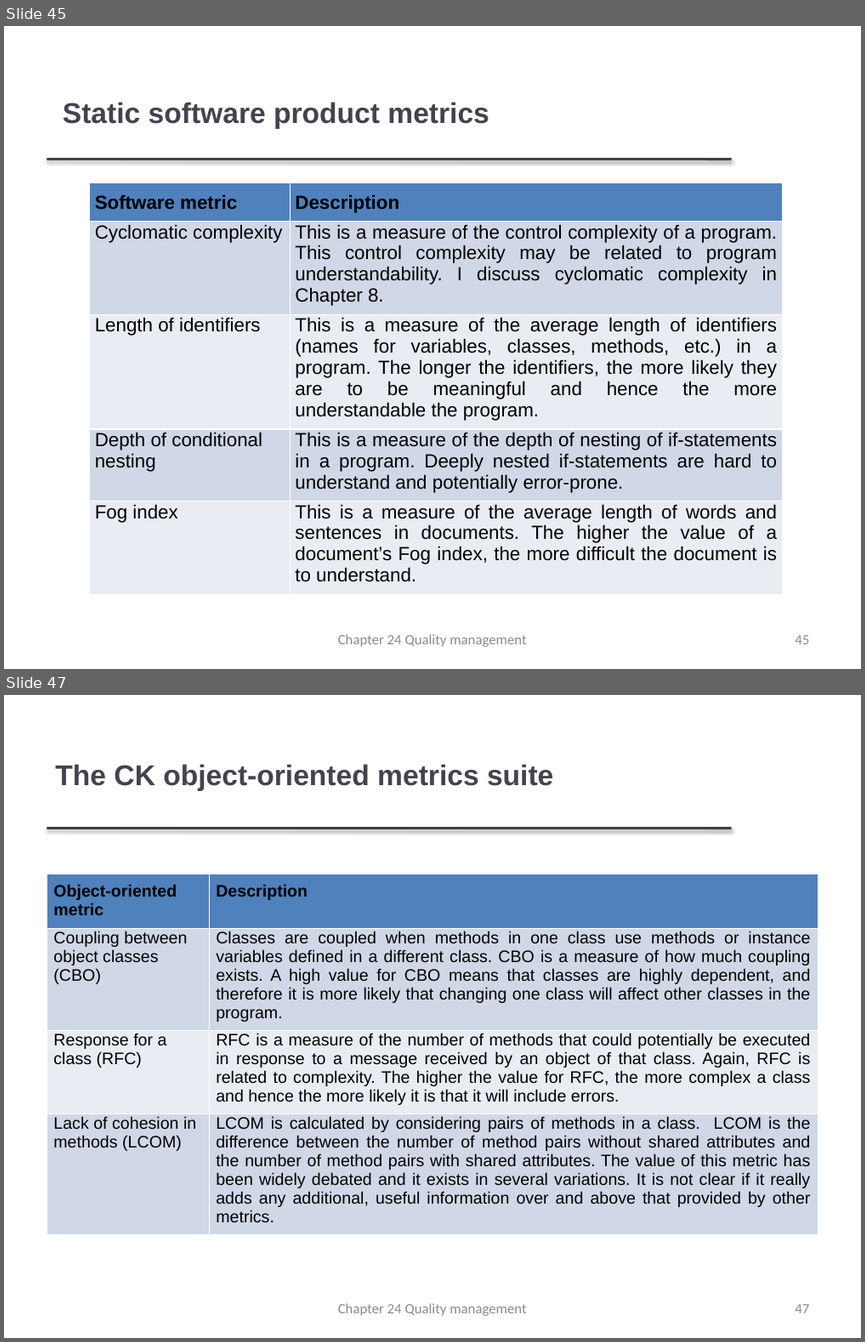
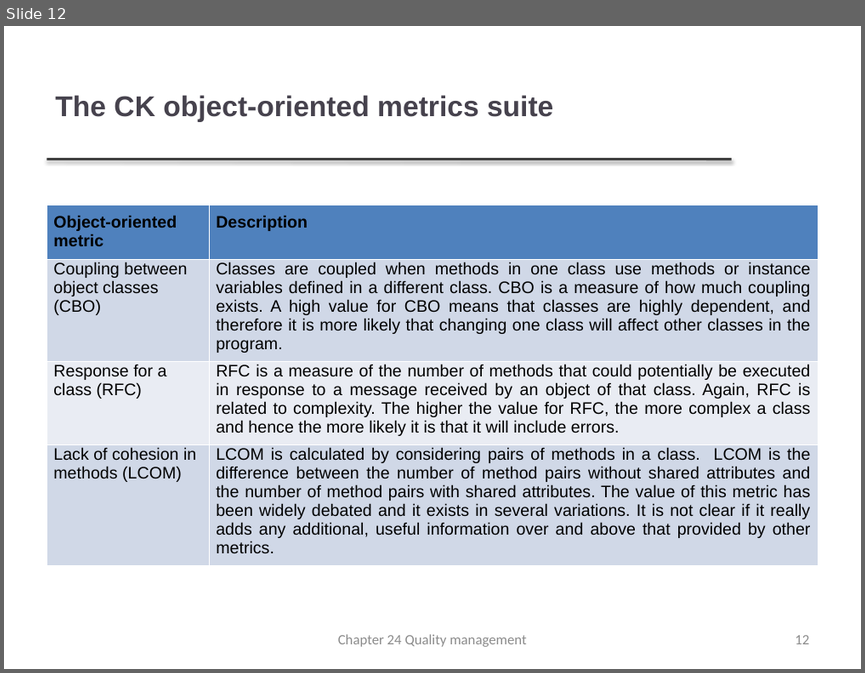
Before and after one commit to 132u/smart, a slide deck: TestingFiles/FilesForStandaloneDifferentFormatsFolder/pptxFile.pptx. Shown one above the other, each under a label of ours: slides 45 and 47 before the commit, slide 12 after it; the slides between them are not shown. The pictures are 865x1342 and 865x673 pixels, drawn with LibreOffice and Linux fonts; fonts in the diff are those of the drawing; background and template pictures are left out. Boxes give left, top, right and bottom in pixels: in the first picture for what was removed or moved away, otherwise in the second. Text is boxed around its words. In the diff, an @@ line names an element or a change of style, - is before the commit and + after.

```diff
--- a/TestingFiles/FilesForStandaloneDifferentFormatsFolder/pptxFile.pptx
+++ b/TestingFiles/FilesForStandaloneDifferentFormatsFolder/pptxFile.pptx
@@ slide 45 removed at <box>4,26,861,669</box>, background #FFFFFF; not listed: 1 template element that a slide beside it also shows @@
@@ title removed at <box>63,102,488,129</box> @@
-Static software product metrics
@@ table removed at <box>90,182,783,623</box>, 5 rows, 2 columns @@
-Software metric | Description
-Cyclomatic complexity | This is a measure of the control complexity of a program. This control complexity may be related to program understandability. I discuss cyclomatic complexity in Chapter 8.
-Length of identifiers | This is a measure of the average length of identifiers (names for variables, classes, methods, etc.) in a program. The longer the identifiers, the more likely they are to be meaningful and hence the more understandable the program.
-Depth of conditional nesting | This is a measure of the depth of nesting of if-statements in a program. Deeply nested if-statements are hard to understand and potentially error-prone.
-Fog index | This is a measure of the average length of words and sentences in documents. The higher the value of a document’s Fog index, the more difficult the document is to understand.
@@ text removed at <box>338,634,526,646</box> @@
-Chapter 24 Quality management
@@ page number removed at <box>794,635,809,644</box> @@
-45
@@ what was slide 47 is now slide 12 @@
@@ page number at <box>794,635,809,644</box>: text changed @@
-47
+12
```
Also in this commit, not shown: 38 other slides removed, 11 other files.
